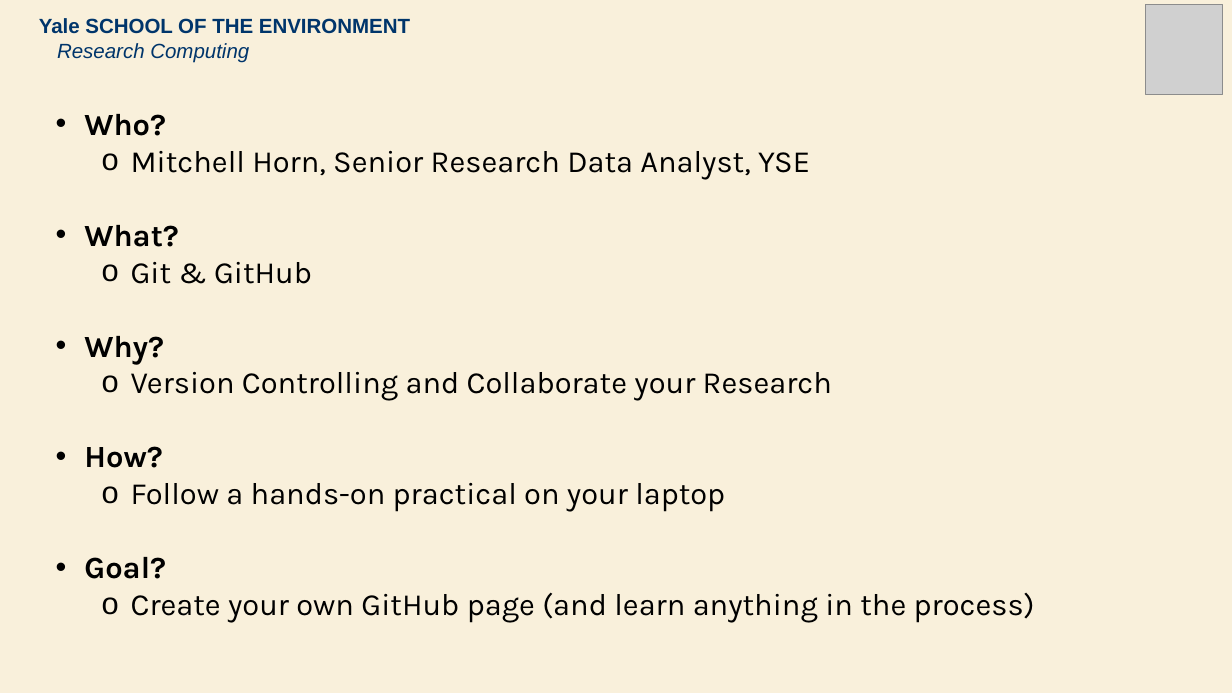
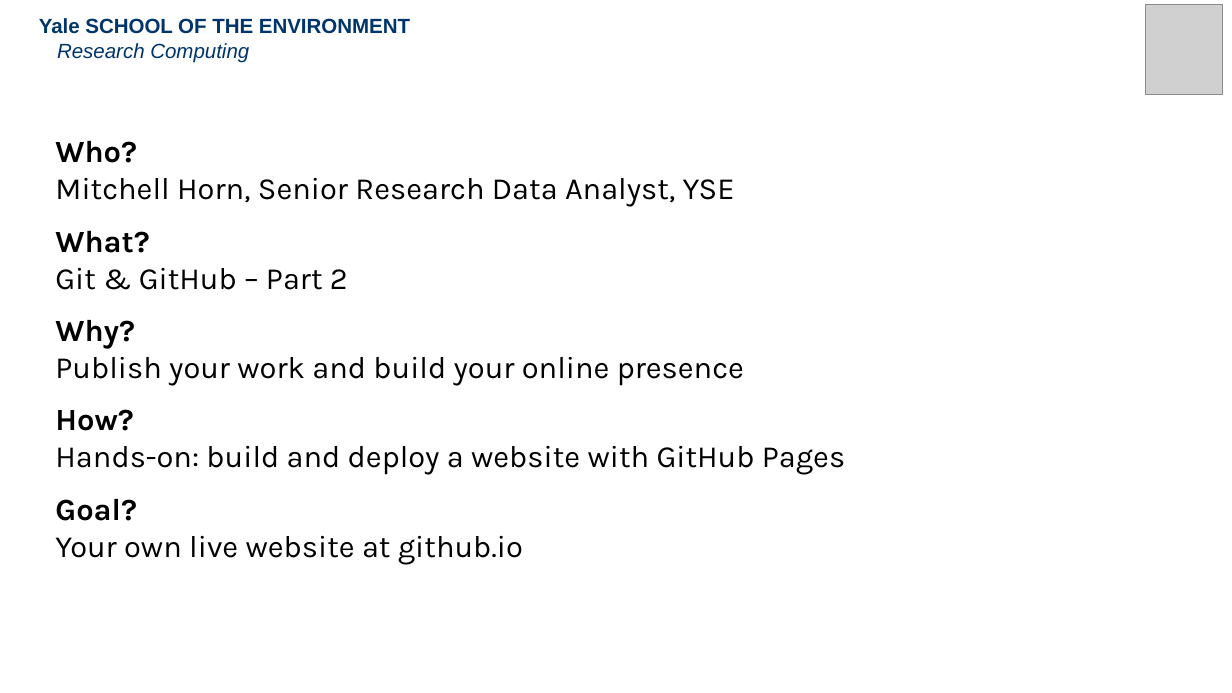
Before and after one commit to mitchellxh/git-workshop-2, a slide deck: slide 2 of 2026-Git-2.1.pptx. Drawn at 1232x693 pixels with LibreOffice and Linux fonts; fonts in the diff are those of the drawing; grey boxes stand for pictures. Boxes give left, top, right and bottom in pixels: in the first picture for what was removed or moved away, otherwise in the second. Text is boxed around its words. In the diff, an @@ line names an element or a change of style, - is before the commit and + after.

Commit message:
Rebuild slide deck for Part 2: GitHub Pages workshop
13 slides covering: overview, Part 1 recap, GitHub Pages intro,
Activities 1-5 (clone, personalize, push, enable Pages, iterate),
git workflow summary, and next steps/resources.

```diff
--- a/2026-Git-2.1.pptx
+++ b/2026-Git-2.1.pptx
@@ background #F9F0DB to #FFFFFF @@
@@ text at bbox=[55, 141, 735, 521]: bullet • to none; bullet o to none; list level 2 to 1 in "Mitchell Horn, Senior Research Data ..."; more space between paragraphs @@
@@ text at bbox=[55, 268, 348, 290]: text changed @@
-  o Git & GitHub
+Git & GitHub – Part 2
@@ text at bbox=[55, 357, 744, 386]: text changed @@
-  o Version Controlling and Collaborate your Research
+Publish your work and build your online presence
@@ text at bbox=[55, 446, 845, 475]: text changed @@
-  o Follow a hands-on practical on your laptop
+Hands-on: build and deploy a website with GitHub Pages
@@ text at bbox=[55, 536, 523, 564]: text changed @@
-  o Create your own GitHub page (and learn anything in the process)
+Your own live website at github.io
```
Also in this commit, not shown: 10 other slides changed, 2 slides added, 2 slides removed, 1 other file.
